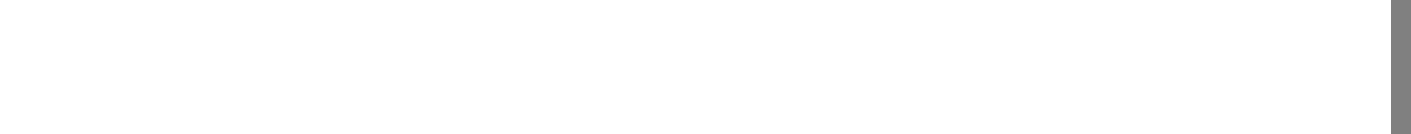
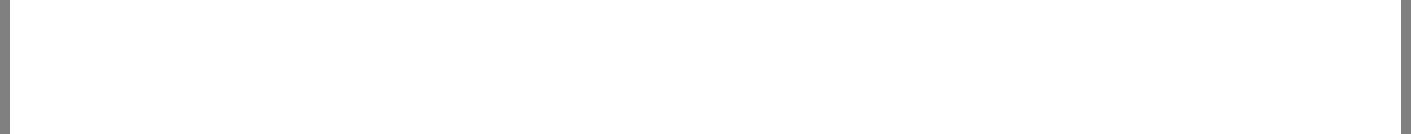
Comparing the layer stacks of the two 1411px x 134px images. Changes:
added group "4" with 7 layers above "3" over [1391, 0, 1401, 134]
added layer "レイヤー 8" in group "4" over [1391, 8, 1401, 86]
added group "frame light" (1st of 4, in "4") with 4 layers in group "4" over [1391, 0, 1401, 134]
added layer "レイヤー 6 のコピー" (1st of 2, in "4" › "frame light") in group "frame light" over [1391, 0, 1401, 134]
hid group "type2" (32 layers) over [0, 0, 10, 134]
